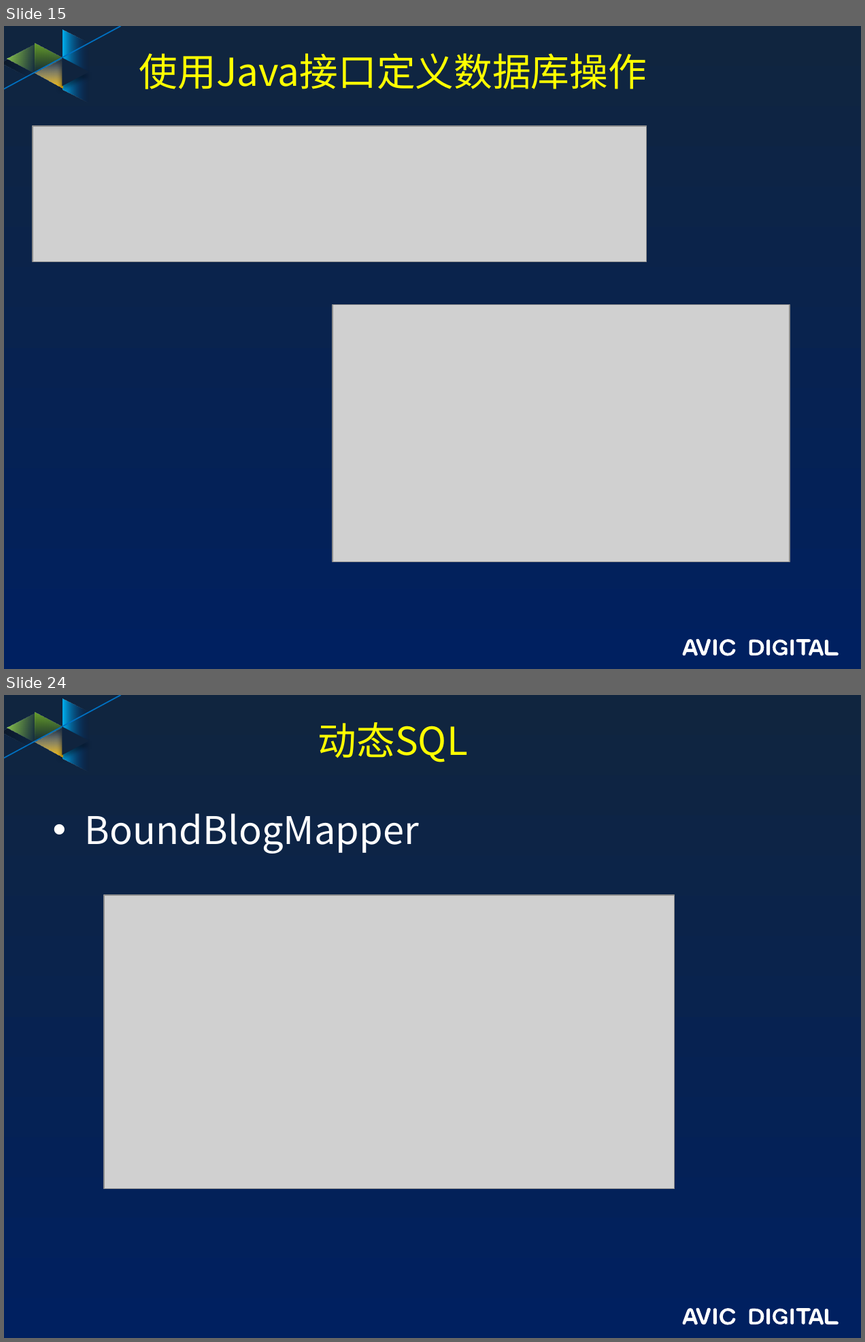
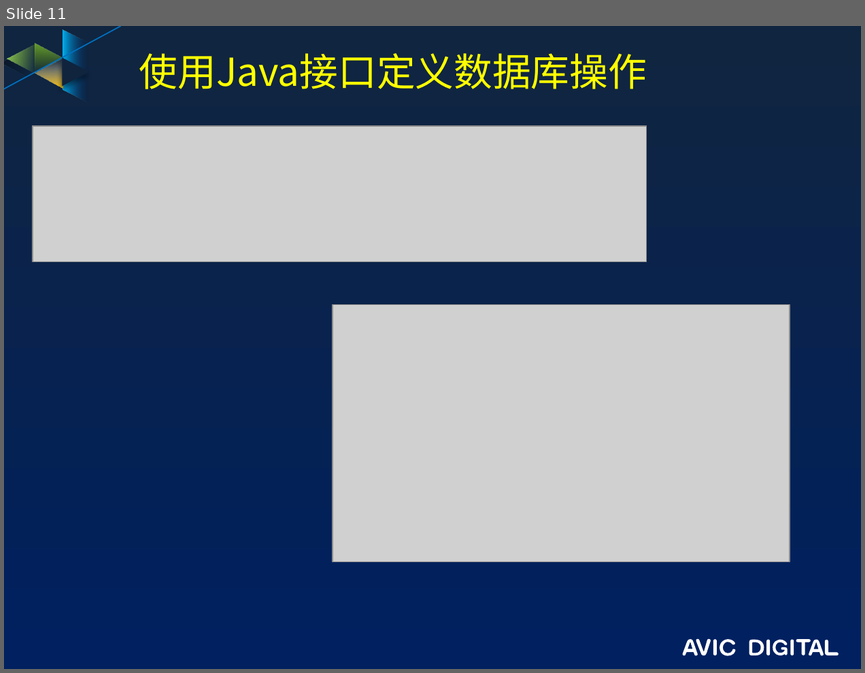
Before and after one commit to guofengzh/java-way, a slide deck: mybatis/docs/mybatis.pptx. Shown one above the other, each under a label of ours: slides 15 and 24 before the commit, slide 11 after it; the slides between them are not shown. The pictures are 865x1342 and 865x673 pixels, drawn with LibreOffice and Linux fonts; fonts in the diff are those of the drawing; grey boxes stand for pictures; background and template pictures are left out. Boxes give left, top, right and bottom in pixels: in the first picture for what was removed or moved away, otherwise in the second. Text is boxed around its words. In the diff, an @@ line names an element or a change of style, - is before the commit and + after.

```diff
--- a/mybatis/docs/mybatis.pptx
+++ b/mybatis/docs/mybatis.pptx
@@ slide 24 removed at bbox=[4, 695, 861, 1338], background gradient #10253F to #002060; not listed: 17 template elements that a slide beside it also shows @@
@@ title removed at bbox=[318, 722, 468, 762] @@
-动态SQL
@@ text removed at bbox=[85, 813, 419, 853] @@
-• BoundBlogMapper
@@ picture removed at bbox=[104, 895, 675, 1189] @@
@@ what was slide 15 is now slide 11 @@
```
Also in this commit, not shown: 4 slides changed, 1 slide added, 15 other slides removed, 4 other files.
